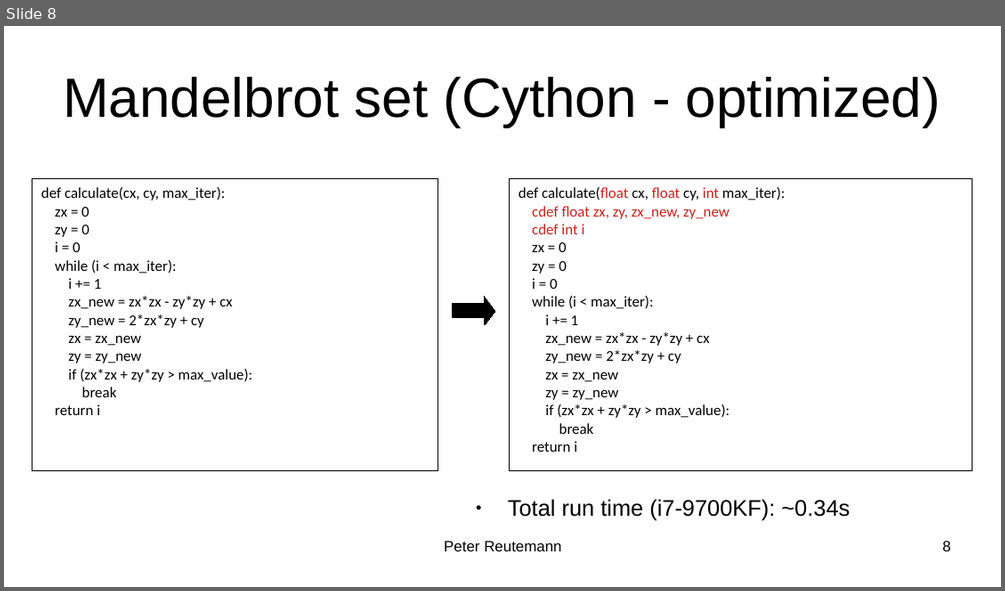
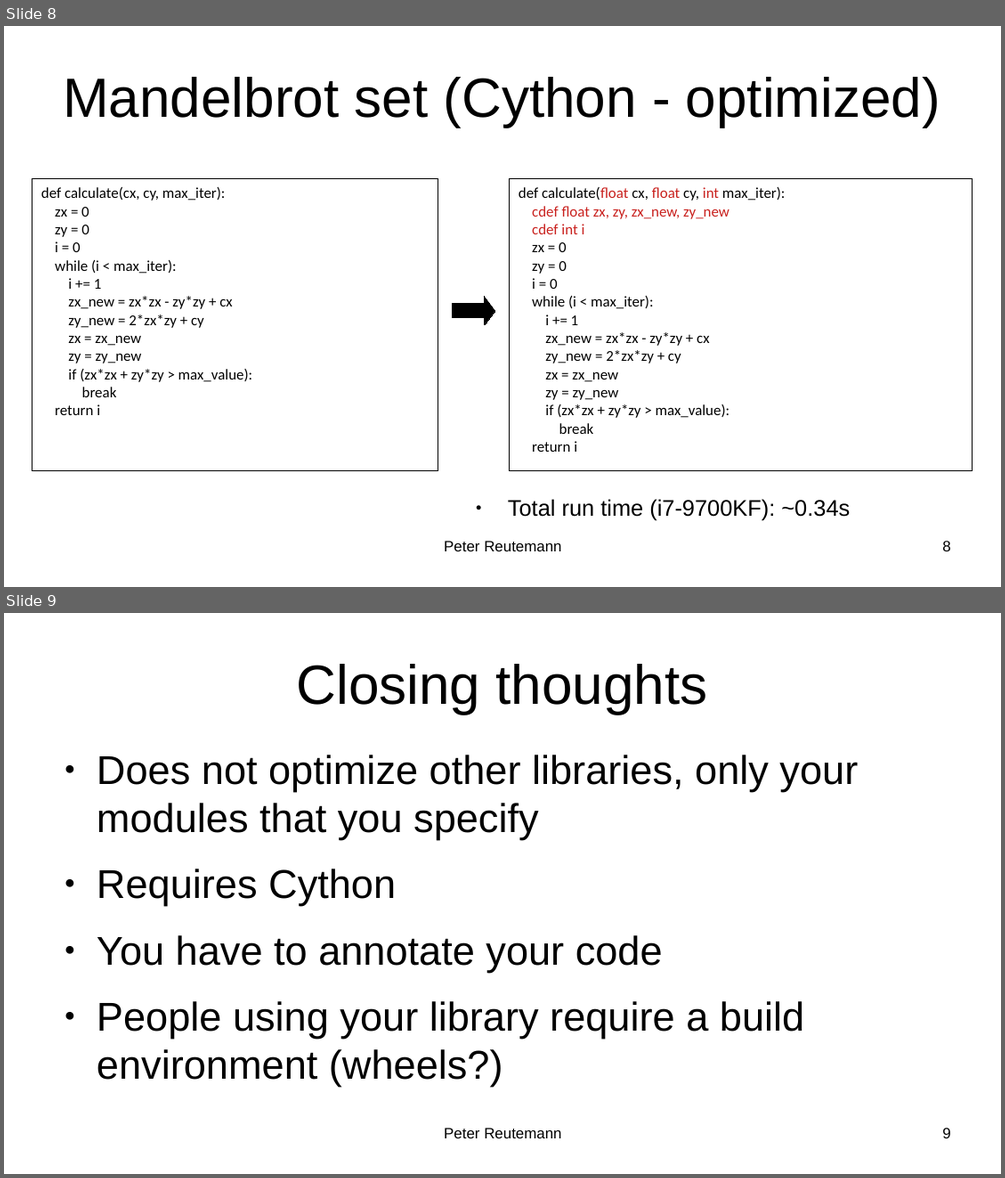
Before and after one commit to HamPUG/meetings, a slide deck: 2021/2021-08-09/cython/cython.odp. Shown one above the other, each under a label of ours: slide 8 before the commit, slides 8 and 9 after it. The pictures are 1005x591 and 1005x1178 pixels, drawn with LibreOffice and Linux fonts; fonts in the diff are those of the drawing. Boxes give left, top, right and bottom in pixels: in the first picture for what was removed or moved away, otherwise in the second. Text is boxed around its words. In the diff, an @@ line names an element or a change of style, - is before the commit and + after.

```diff
--- a/2021/2021-08-09/cython/cython.odp
+++ b/2021/2021-08-09/cython/cython.odp
@@ slide 9 added at [4,613,1001,1174], background #FFFFFF @@
@@ title added at [296,664,708,714], 44 pt, text #000000 @@
+Closing thoughts
@@ text added at [97,755,858,1086], 32 pt, text #000000 @@
+● Does not optimize other libraries, only your modules that you specify
+● Requires Cython
+● You have to annotate your code
+● People using your library require a build environment (wheels?)
@@ text added at [444,1127,561,1138], 12 pt, text #000000 @@
+Peter Reutemann
@@ page number added at [942,1127,950,1138], 12 pt, text #000000 @@
+9
```
Also in this commit, not shown: 2 slides changed, 1 other file.
